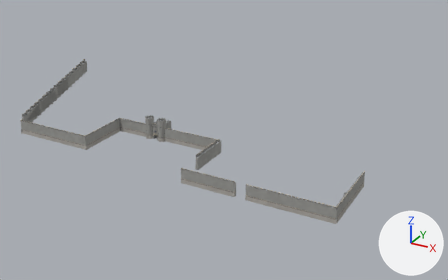
A saved change to the glTF model assets/level/old_town/wall.glb.
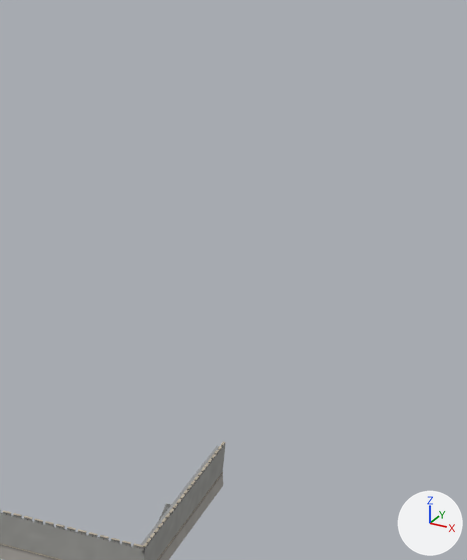
The first picture shows the older version from a 50 mm lens placed at (272.0, -384.0, 246.0), pointed at (-10.0, 128.0, -11.0). The close-ups show the older and then the newer version on the part from 64% to 100% of the width and 7% to 76% of the height of that picture. Only the edits that show in the close-ups are written down. The lights are fixed; the arrows at lower right show +X, +Y and +Z. Where no turn or scale is listed for an object, it has been applied to the vertices.

Before the edit, the objects in view are built like this:
```python
ob_city_wall_12_6_073 = bpy.data.objects.new('city_wall_12_6.073', me_kit_city_wall_12_6_072)
ob_city_wall_12_6_073.location = (122.0, 7.2, 2.5)
ob_city_wall_12_6_074 = bpy.data.objects.new('city_wall_12_6.074', me_kit_city_wall_12_6_073)
ob_city_wall_12_6_074.location = (128.0, 7.2, 2.5)
ob_city_wall_12_6_075 = bpy.data.objects.new('city_wall_12_6.075', me_kit_city_wall_12_6_074)
ob_city_wall_12_6_075.location = (134.0, 7.2, 2.5)
# also in view: 'city_wall_12_6.072' at (116.0, 7.0, 9.0); 'city_wall_12_6.076' at (140.0, 7.0, 9.0)
```
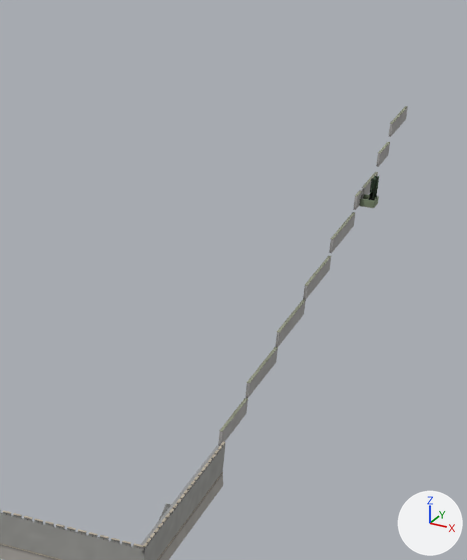
The change, as a diff of the scene's bpy script:
```diff
--- a/assets/level/old_town/wall.glb.py
+++ b/assets/level/old_town/wall.glb.py
@@ mat_hedge @@
+mat_hedge = bpy.data.materials.new('hedge')
+# nodes: BsdfPrincipled, Mix, OutputMaterial, VertexColor
+# colours: greyish green #849376, mixed with the vertex colours
@@ mat_gravel @@
+mat_gravel = bpy.data.materials.new('gravel')
+# nodes: BsdfPrincipled, Mix, OutputMaterial, VertexColor
+# colours: grey #a6a29b, mixed with the vertex colours
@@ mat_bark @@
+mat_bark = bpy.data.materials.new('bark')
+# nodes: BsdfPrincipled, Mix, OutputMaterial, VertexColor
+# colours: brown #867665, mixed with the vertex colours
@@ mat_cypress @@
+mat_cypress = bpy.data.materials.new('cypress')
+# nodes: BsdfPrincipled, Mix, OutputMaterial, VertexColor
+# colours: greyish green #617661, mixed with the vertex colours
@@ mat_ashlar_weathered @@
+mat_ashlar_weathered = bpy.data.materials.new('ashlar_weathered')
+# nodes: BsdfPrincipled, Mix, OutputMaterial, VertexColor
+# colours: grey #afadac, mixed with the vertex colours
@@ mat_coping_moss @@
+mat_coping_moss = bpy.data.materials.new('coping_moss')
+# nodes: BsdfPrincipled, Mix, OutputMaterial, VertexColor
+# colours: beige #9ea086, mixed with the vertex colours
@@ ob_judiaria_gate_2 @@
+ob_judiaria_gate_2 = bpy.data.objects.new('judiaria_gate_2', me_kit_garden_glimpse_60_50)  # 127 vertices, 264 faces; spans x 0.0..5.0, y -3.0..3.0, z -0.2..2.4
+ob_judiaria_gate_2.location = (151.0, 228.0, 41.0)
@@ ob_judiaria_cypress_16 @@
+ob_judiaria_cypress_16 = bpy.data.objects.new('judiaria_cypress_16', me_kit_cypress_001)  # 36 vertices, 44 faces; spans x -0.95..0.95, y -0.82..0.82, z 0.0..9.9
+ob_judiaria_cypress_16.location = (154.6, 226.4, 41.0)
@@ ob_judiaria_cypress_15 @@
+ob_judiaria_cypress_15 = bpy.data.objects.new('judiaria_cypress_15', me_kit_cypress)  # 36 vertices, 44 faces; spans x -0.82..0.82, y -0.95..0.95, z 0.0..9.9
+ob_judiaria_cypress_15.location = (154.6, 229.6, 41.0)
@@ ob_judiaria_boundary_9 @@
+ob_judiaria_boundary_9 = bpy.data.objects.new('judiaria_boundary_9', me_kit_retaining_250_50_ashlar_weathered_001)  # 281 vertices, 468 faces; spans x -0.1..0.8, y -12.5..12.5, z 0.0..5.0
+ob_judiaria_boundary_9.location = (150.2, 277.5, 55.0)
@@ ob_judiaria_boundary_8 @@
+ob_judiaria_boundary_8 = bpy.data.objects.new('judiaria_boundary_8', me_kit_retaining_150_50_ashlar_weathered)  # 268 vertices, 468 faces; spans x -0.1..0.8, y -7.5..7.5, z 0.0..5.0
+ob_judiaria_boundary_8.location = (150.2, 257.5, 48.0)
@@ ob_judiaria_boundary_7 @@
+ob_judiaria_boundary_7 = bpy.data.objects.new('judiaria_boundary_7', me_kit_retaining_60_50_ashlar_weathered)  # 101 vertices, 132 faces; spans x -0.1..0.8, y -3.0..3.0, z 0.0..5.0
+ob_judiaria_boundary_7.location = (150.2, 223.0, 41.0)
@@ ob_judiaria_boundary_6 @@
+ob_judiaria_boundary_6 = bpy.data.objects.new('judiaria_boundary_6', me_kit_retaining_200_50_ashlar_weathered)  # 247 vertices, 468 faces; spans x -0.1..0.8, y -10.0..10.0, z 0.0..5.0
+ob_judiaria_boundary_6.location = (150.2, 240.0, 41.0)
@@ ob_judiaria_boundary_5 @@
+ob_judiaria_boundary_5 = bpy.data.objects.new('judiaria_boundary_5', me_kit_retaining_300_50_ashlar_weathered_003)  # 281 vertices, 468 faces; spans x -0.1..0.8, y -15.0..15.0, z 0.0..5.0
+ob_judiaria_boundary_5.location = (150.2, 205.0, 35.0)
@@ ob_judiaria_boundary_4 @@
+ob_judiaria_boundary_4 = bpy.data.objects.new('judiaria_boundary_4', me_kit_retaining_300_50_ashlar_weathered_002)  # 281 vertices, 468 faces; spans x -0.1..0.8, y -15.0..15.0, z 0.0..5.0
+ob_judiaria_boundary_4.location = (150.2, 175.0, 29.0)
@@ ob_judiaria_boundary_3 @@
+ob_judiaria_boundary_3 = bpy.data.objects.new('judiaria_boundary_3', me_kit_retaining_300_50_ashlar_weathered_001)  # 349 vertices, 468 faces; spans x -0.1..0.8, y -15.0..15.0, z 0.0..5.0
+ob_judiaria_boundary_3.location = (150.2, 145.0, 24.0)
@@ ob_judiaria_boundary_2 @@
+ob_judiaria_boundary_2 = bpy.data.objects.new('judiaria_boundary_2', me_kit_retaining_300_50_ashlar_weathered)  # 349 vertices, 468 faces; spans x -0.1..0.8, y -15.0..15.0, z 0.0..5.0
+ob_judiaria_boundary_2.location = (150.2, 115.0, 19.0)
@@ ob_judiaria_boundary_1 @@
+ob_judiaria_boundary_1 = bpy.data.objects.new('judiaria_boundary_1', me_kit_retaining_250_50_ashlar_weathered)  # 340 vertices, 468 faces; spans x -0.1..0.8, y -12.5..12.5, z 0.0..5.0
+ob_judiaria_boundary_1.location = (150.2, 87.5, 14.0)
```

Where the change shows, as pixel boxes [x1, y1, x2, y2] in the close-ups (467 x 560 px):
'judiaria_boundary_2', added
    after: [245, 347, 278, 398]
'judiaria_boundary_1', added
    after: [218, 398, 248, 446]
'judiaria_boundary_3', added
    after: [275, 299, 306, 347]
'judiaria_boundary_4', added
    after: [303, 256, 331, 300]
'judiaria_boundary_5', added
    after: [329, 212, 355, 253]
'judiaria_boundary_9', added
    after: [388, 106, 408, 137]
'judiaria_gate_2', added
    after: [359, 194, 379, 208]
'judiaria_boundary_8', added
    after: [376, 142, 390, 167]
'judiaria_cypress_16', added
    after: [369, 178, 377, 200]
'judiaria_boundary_6', added
    after: [363, 172, 378, 196]
'judiaria_boundary_7', added
    after: [354, 191, 362, 210]
'judiaria_cypress_15', added (mostly hidden)
    after: [374, 175, 379, 198]
